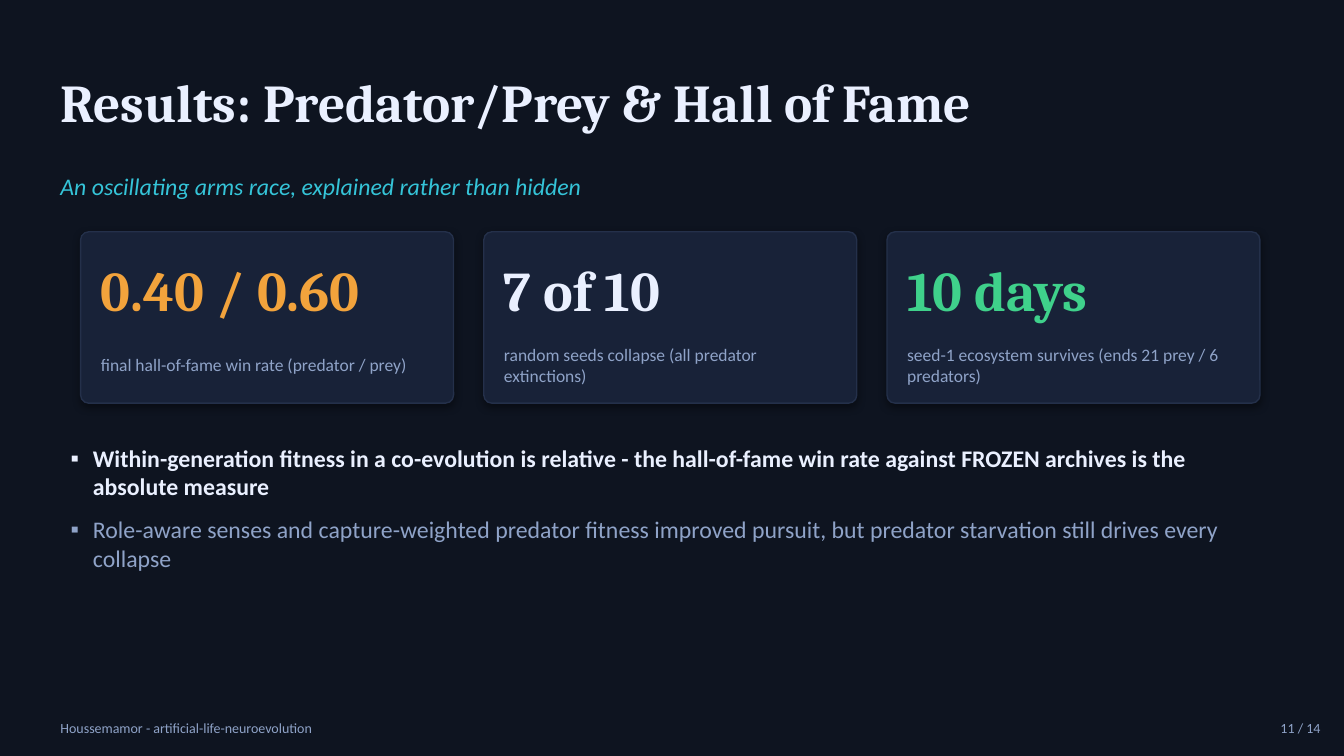
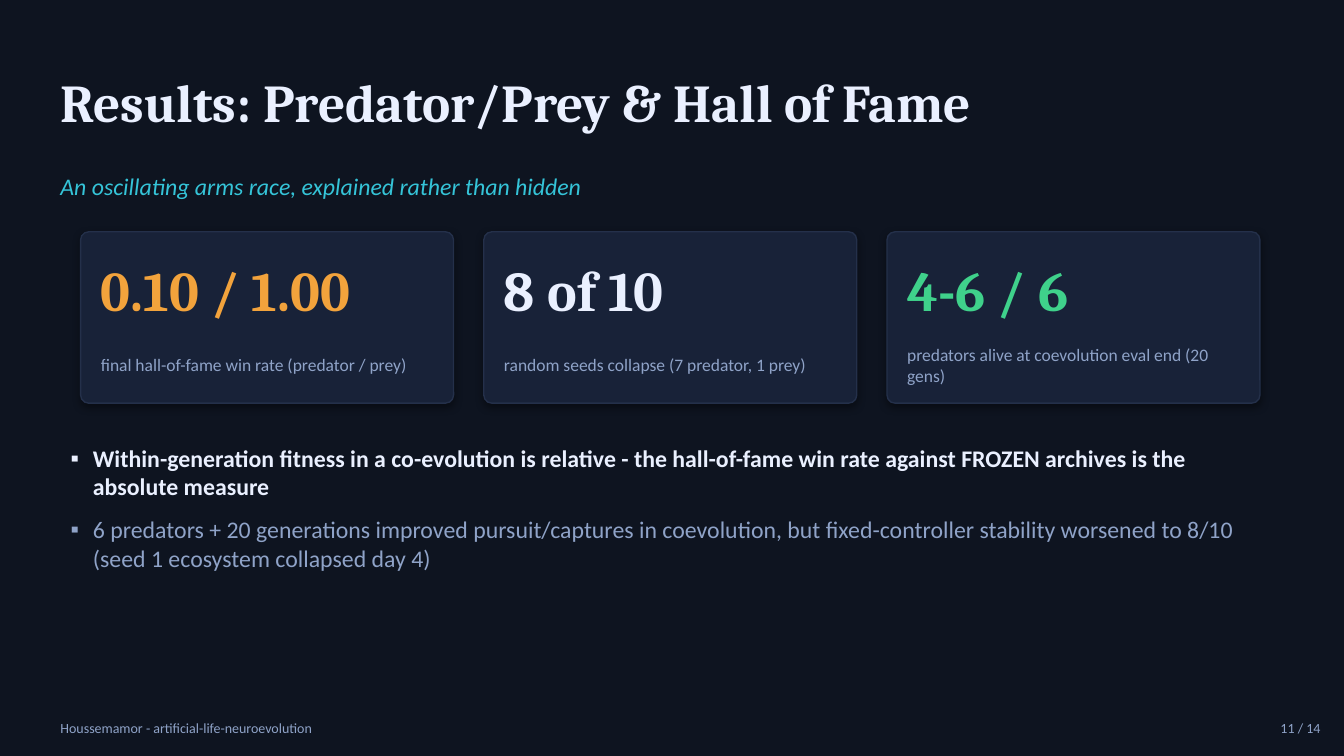
Before and after one commit to Houssemamor/ARTIFICIAL-LIFE-Simulation-Using-Neuroevolution-and-Genetic-Algorithms, a slide deck: slide 11 of docs/presentation_deck.pptx. Drawn at 1344x756 pixels with LibreOffice and Linux fonts; fonts in the diff are those of the drawing. Boxes give left, top, right and bottom in pixels: in the first picture for what was removed or moved away, otherwise in the second. Text is boxed around its words. In the diff, an @@ line names an element or a change of style, - is before the commit and + after.

Commit message:
feat(coevolution): run 6-predator 20-generation pursuit pass and refresh artifacts
Increase coevolution predator count to 6 and generations to 20 to reduce
selection noise and extend pursuit learning with capture-weighted role
fitness. Regenerate coevolution, ecosystem, stability-sweep, and showcase
artifacts; rebuild dashboard and presentation deck; and update reports/docs
to reflect stronger in-episode pursuit alongside worsened fixed-controller
ecosystem stability (8/10 collapses: 7 predator, 1 prey).

```diff
--- a/docs/presentation_deck.pptx
+++ b/docs/presentation_deck.pptx
@@ text at (101, 273, 350, 312): text changed @@
-0.40 / 0.60
+0.10 / 1.00
@@ text at (504, 271, 663, 312): text changed @@
-7 of 10
+8 of 10
@@ text at (907, 273, 1068, 312): text changed @@
-10 days
+4-6 / 6
@@ text at (504, 358, 806, 374): text changed @@
-random seeds collapse (all predator extinctions)
+random seeds collapse (7 predator, 1 prey)
@@ text at (907, 348, 1208, 385): text changed @@
-seed-1 ecosystem survives (ends 21 prey / 6 predators)
+predators alive at coevolution eval end (20 gens)
@@ text at (93, 521, 1232, 571): text changed @@
-▪ Role-aware senses and capture-weighted predator fitness improved pursuit, but predator starvation still drives every collapse
+▪ 6 predators + 20 generations improved pursuit/captures in coevolution, but fixed-controller stability worsened to 8/10 (seed 1 ecosystem collapsed day 4)
```
Also in this commit, not shown: 1 other slide changed, 14 other files.
